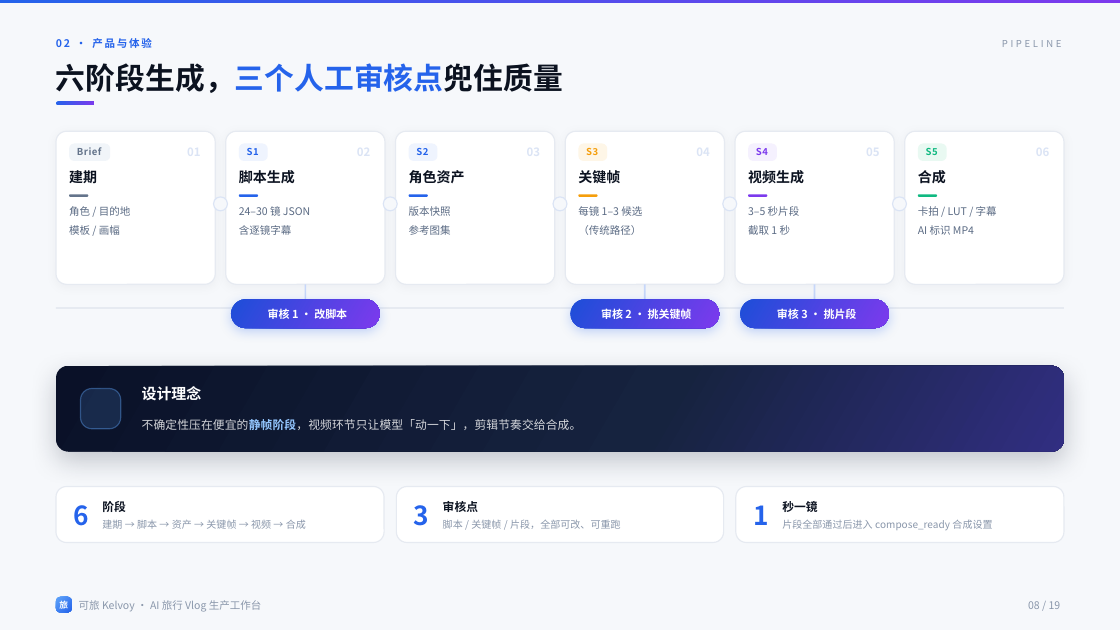
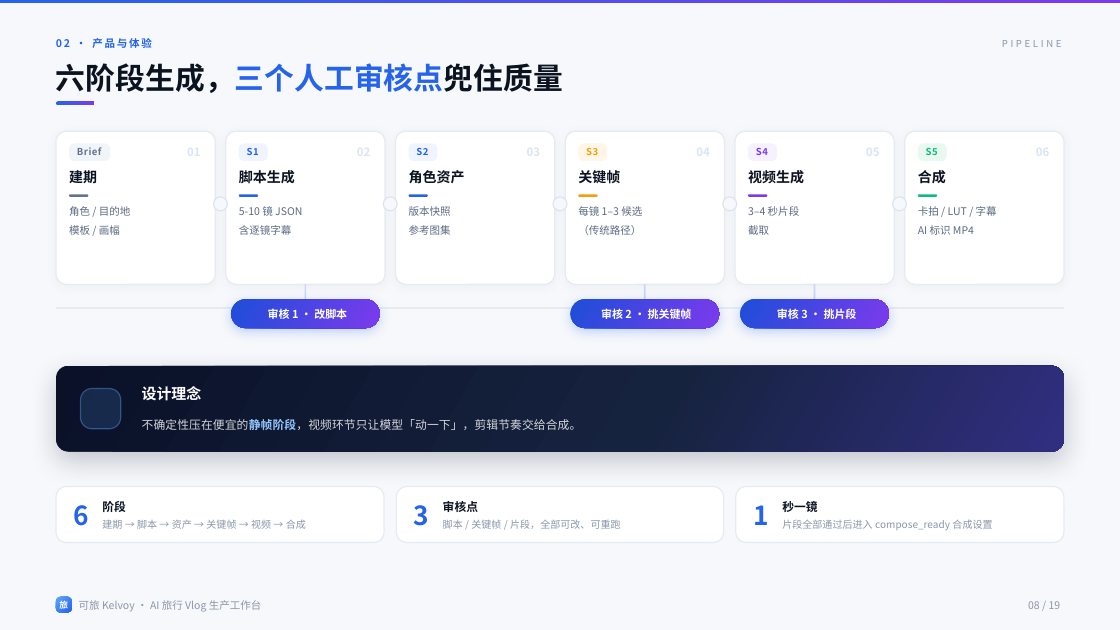
Before and after one commit to zhanghui-china/Kelvoy, a slide deck: slide 8 of docs/demo/Kelvoy可旅_DEMO-V0.3.pptx. Drawn at 1120x630 pixels with LibreOffice and Linux fonts; fonts in the diff are those of the drawing; background and template pictures are left out. Boxes give left, top, right and bottom in pixels: in the first picture for what was removed or moved away, otherwise in the second. Text is boxed around its words. In the diff, an @@ line names an element or a change of style, - is before the commit and + after.

```diff
--- a/docs/demo/Kelvoy可旅_DEMO-V0.3.pptx
+++ b/docs/demo/Kelvoy可旅_DEMO-V0.3.pptx
@@ text at (239,206,302,235): text changed @@
-24–30 镜 JSON
-含逐镜字幕
+5-10 镜 JSON
+含逐镜字幕
@@ text at (748,206,800,235): text changed @@
-3–5 秒片段
-截取 1 秒
+3–4 秒片段
+截取
```
Also in this commit, not shown: 7 other slides changed, 4 other files.
